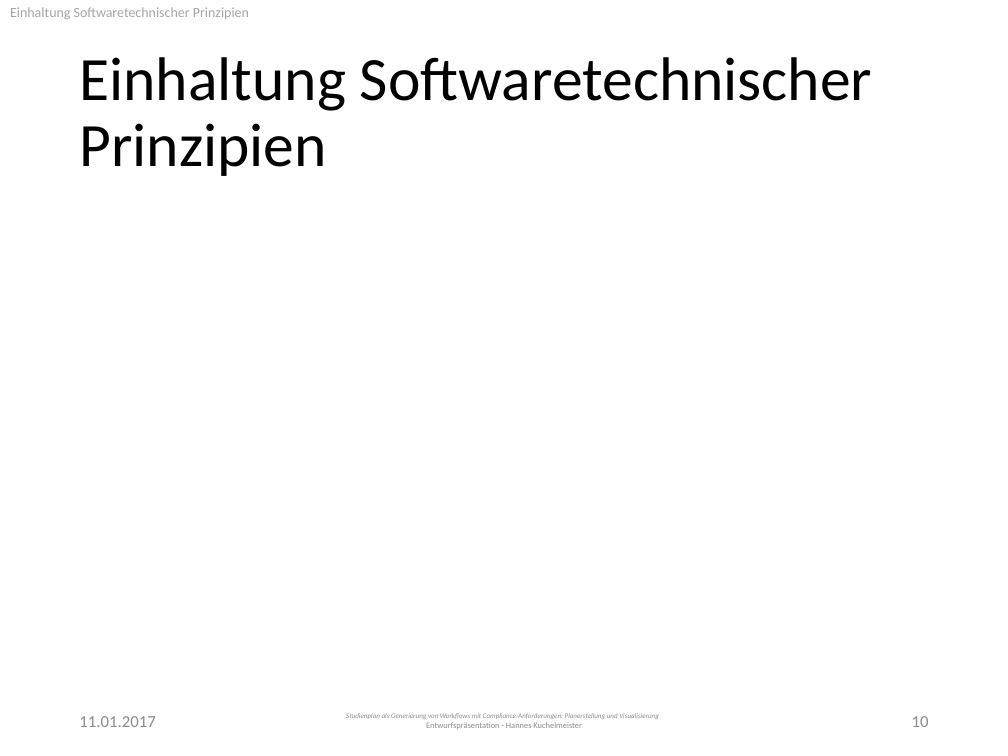
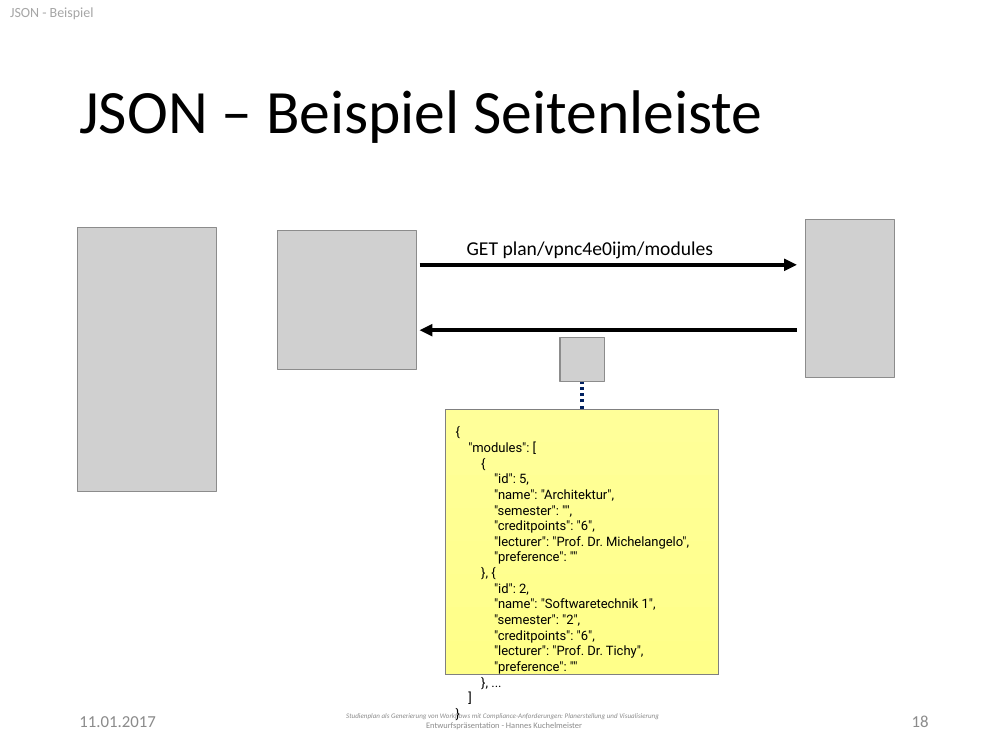
Before and after one commit to PSE-WS1617-IPD-Workflow/PSE_WS1617_IPD_Boehm_Studienplan, a slide deck: slide 18 of Entwurf/Presentation.pptx (slide 10 before the commit). Drawn at 1008x756 pixels with LibreOffice and Linux fonts; fonts in the diff are those of the drawing; grey boxes stand for pictures. Boxes give left, top, right and bottom in pixels: in the first picture for what was removed or moved away, otherwise in the second. Text is boxed around its words. In the diff, an @@ line names an element or a change of style, - is before the commit and + after.

Commit message:
added slides to presentation

```diff
--- a/Entwurf/Presentation.pptx
+++ b/Entwurf/Presentation.pptx
@@ text at <box>10,7,94,19</box>: text changed @@
-Einhaltung Softwaretechnischer Prinzipien
+JSON - Beispiel
@@ title at <box>79,90,763,143</box>: text changed @@
-Einhaltung Softwaretechnischer Prinzipien
+JSON – Beispiel Seitenleiste
@@ picture added at <box>78,227,216,492</box> @@
@@ picture added at <box>278,231,416,369</box> @@
@@ picture added at <box>805,220,894,378</box> @@
@@ arrow added from (419, 265) to (796, 265), #000000 3 pt @@
@@ text added at <box>467,241,713,259</box>, 14 pt, text #000000 @@
+GET plan/vpnc4e0ijm/modules
@@ arrow added from (796, 331) to (419, 331), #000000 3 pt @@
@@ picture added at <box>560,338,605,382</box> @@
@@ line added from (582, 409) to (582, 382), #002060 2.25 pt dashed @@
@@ rectangle added at <box>446,409,719,674</box>, fill gradient #FFFF99 to #FFFF89, outline #808080 0.25 pt, 9.3 pt, text #000000 @@
+{
+"modules": [
+{
+"id": 5,
+"name": "Architektur",
+"semester": "",
+"creditpoints": "6",
+"lecturer": "Prof. Dr. Michelangelo",
+"preference": ""
+}, {
+"id": 2,
+"name": "Softwaretechnik 1",
+"semester": "2",
+"creditpoints": "6",
+"lecturer": "Prof. Dr. Tichy",
+"preference": ""
+}, ...
+]
+}
@@ page number at <box>912,715,929,727</box>: text changed @@
-10
+18
```
Also in this commit, not shown: 10 other slides changed.
